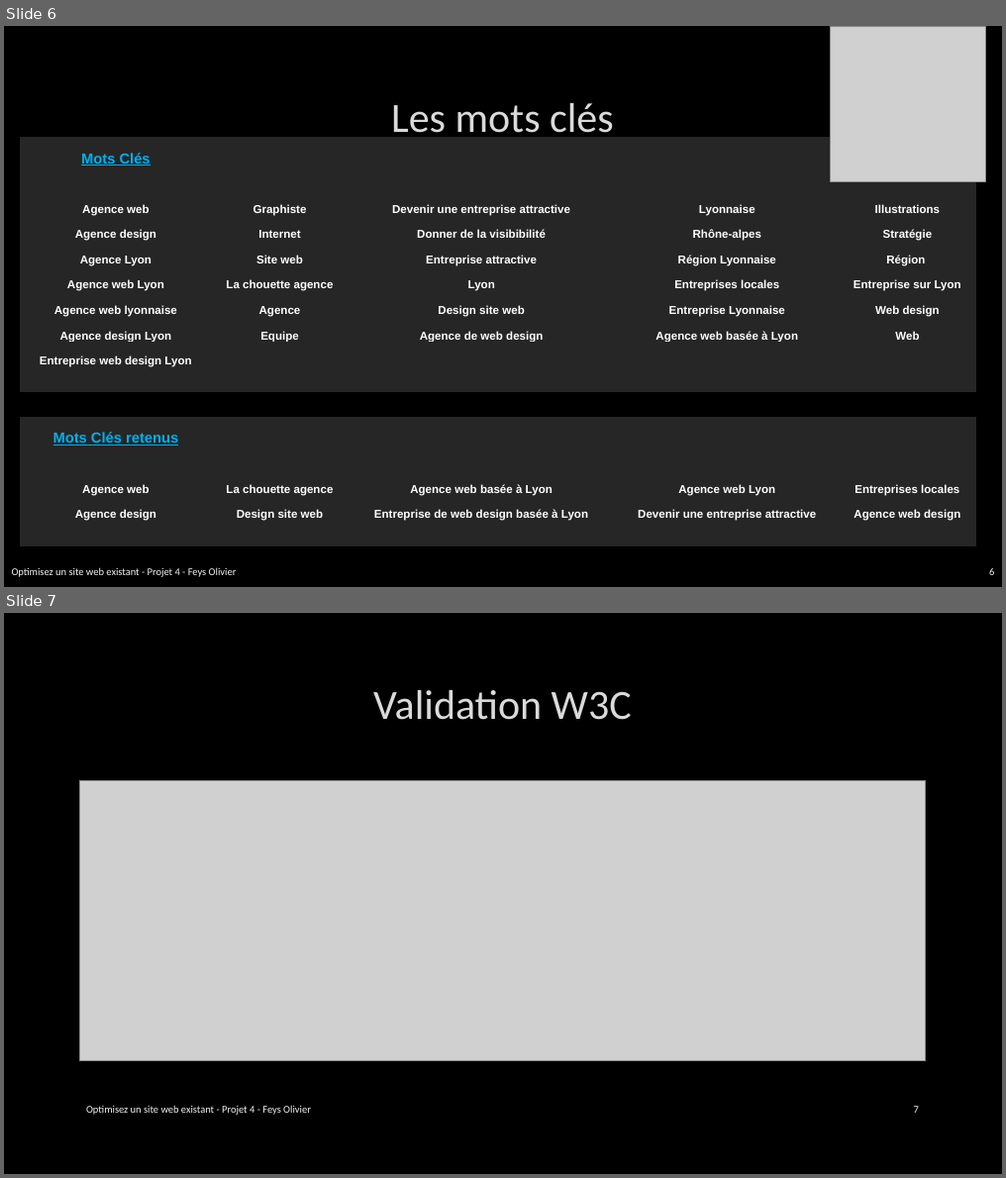
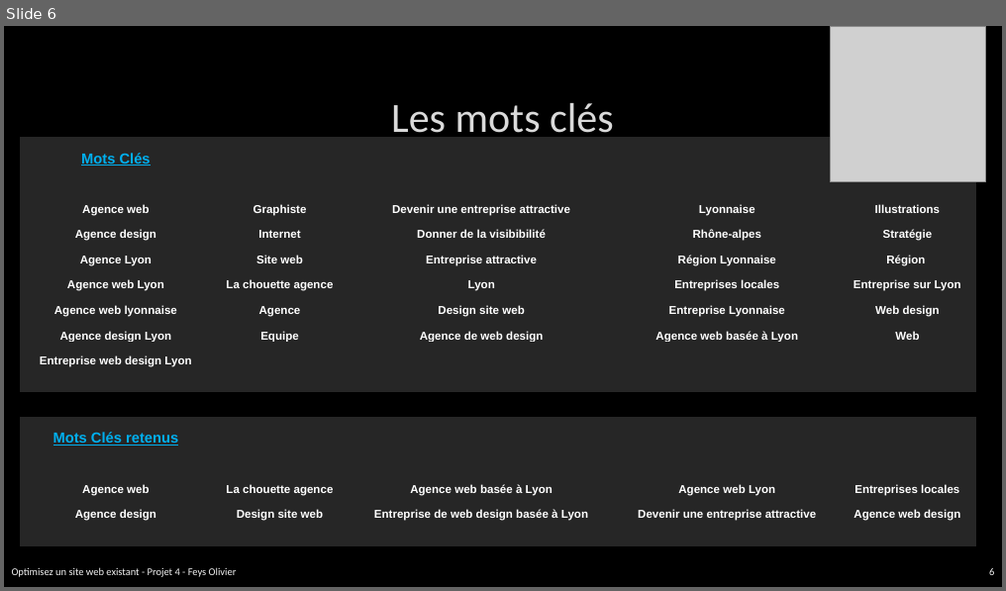
Before and after one commit to Olive59/Projet-4, a slide deck: p4-03-rapport.pptx. Shown one above the other, each under a label of ours: slides 6 and 7 before the commit, slide 6 after it. The pictures are 1006x1178 and 1006x591 pixels, drawn with LibreOffice and Linux fonts; fonts in the diff are those of the drawing; grey boxes stand for pictures; background and template pictures are left out. Boxes give left, top, right and bottom in pixels: in the first picture for what was removed or moved away, otherwise in the second. Text is boxed around its words. In the diff, an @@ line names an element or a change of style, - is before the commit and + after.

```diff
--- a/p4-03-rapport.pptx
+++ b/p4-03-rapport.pptx
@@ slide 7 removed at [4, 613, 1002, 1174], background picture (left out) @@
@@ title removed at [373, 690, 632, 720] @@
-Validation W3C
@@ picture removed at [79, 780, 926, 1061] @@
@@ text removed at [86, 1105, 311, 1115] @@
-Optimisez un site web existant - Projet 4 - Feys Olivier
@@ page number removed at [914, 1106, 919, 1113] @@
-7
```
Also in this commit, not shown: 1 slide changed, 3 other files.
